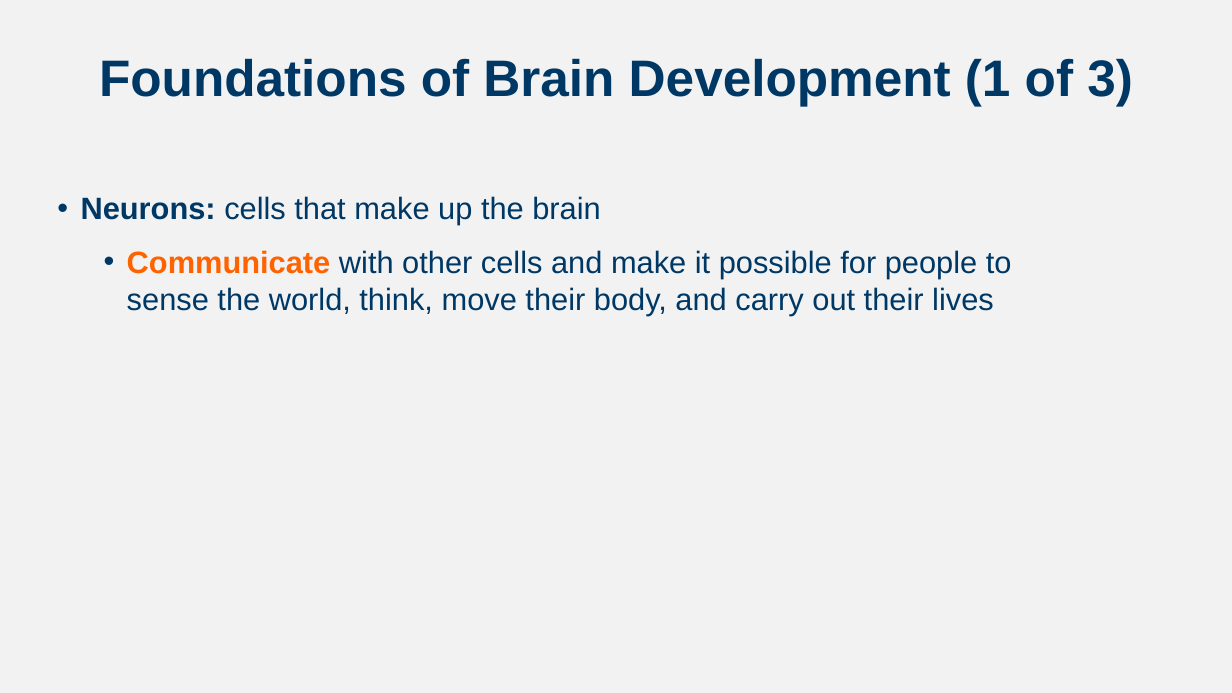
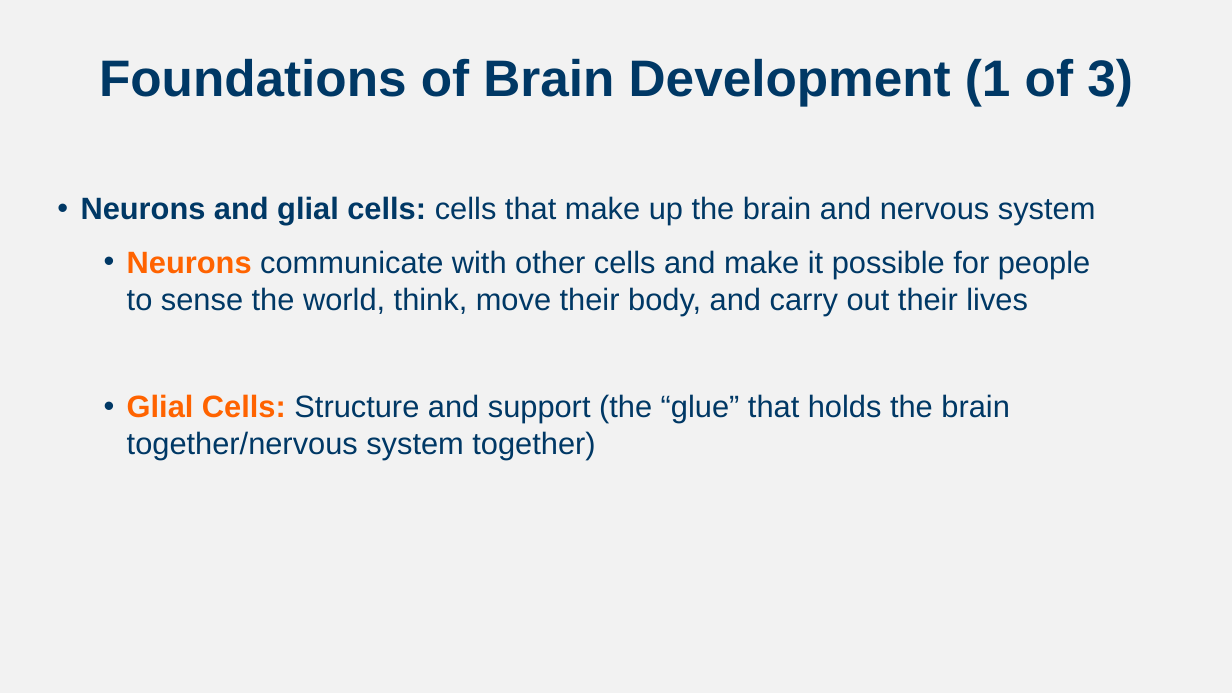
Before and after one commit to npm27/Teaching-Materials, a slide deck: slide 2 of Developmental Fall 24/Slides/Chapter 4.pptx. Drawn at 1232x693 pixels with LibreOffice and Linux fonts; fonts in the diff are those of the drawing. Boxes give left, top, right and bottom in pixels: in the first picture for what was removed or moved away, otherwise in the second. Text is boxed around its words. In the diff, an @@ line names an element or a change of style, - is before the commit and + after.

```diff
--- a/Developmental Fall 24/Slides/Chapter 4.pptx
+++ b/Developmental Fall 24/Slides/Chapter 4.pptx
@@ text at box(81, 196, 1096, 460): text changed @@
-• Neurons: cells that make up the brain
-  • Communicate with other cells and make it possible for people to sense the world, think, move their body, and carry out their lives
+• Neurons and glial cells: cells that make up the brain and nervous system
+  • Neurons communicate with other cells and make it possible for people to sense the world, think, move their body, and carry out their lives
+  • Glial Cells: Structure and support (the “glue” that holds the brain together/nervous system together)
```
Also in this commit, not shown: 5 other slides changed, 16 slides added, 1 other file.
